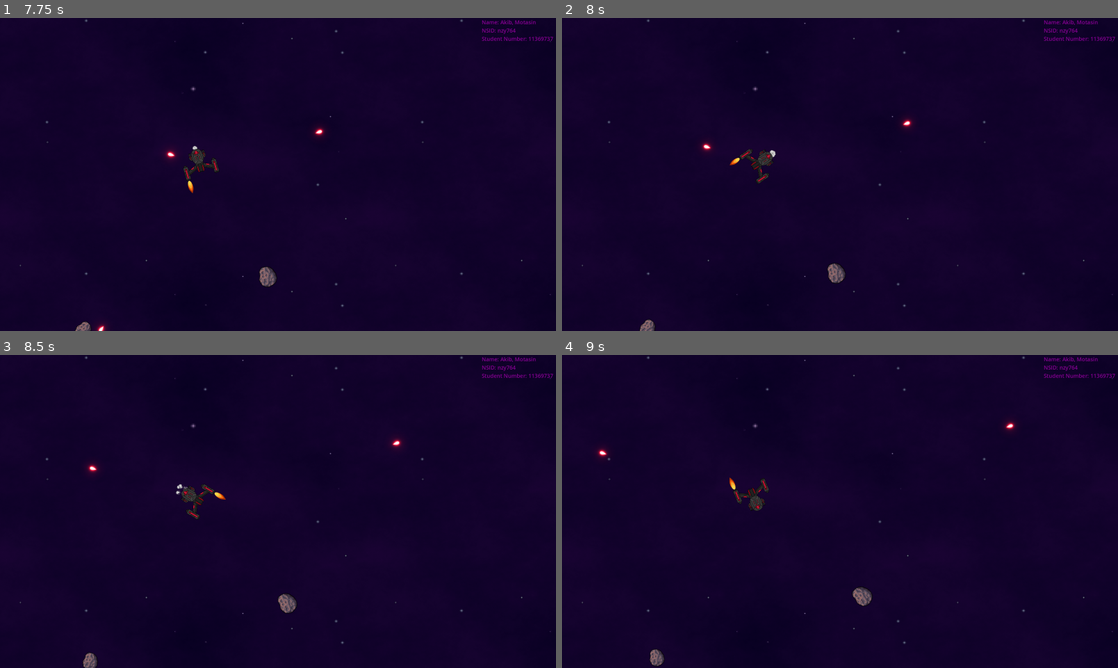
Above: before the commit, frames 1-4 (two rows, left to right).
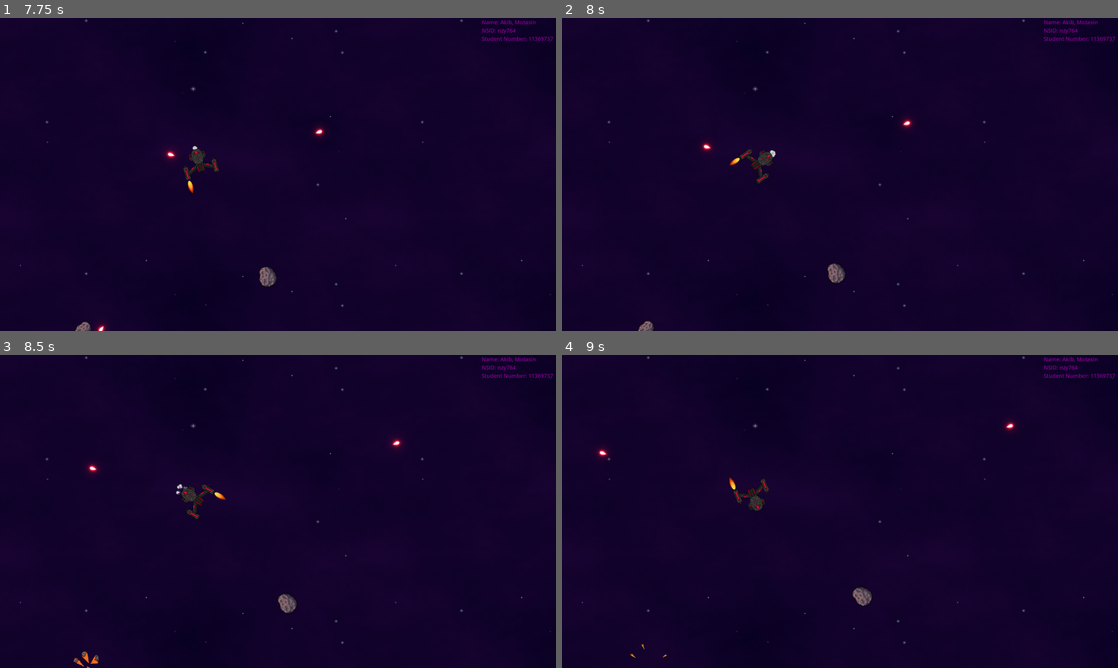
Above: after the commit, the same moments.

Repository: Akib306/Astroids_Arcade_Game
Game: Godot game, scene res://Root.tscn
Two runs of this game, one before a commit and one after it. Both use one fixed random seed, a clock stepped at 60 frames per second and the inputs below.
Inputs:
- Up to frame 1 (7.75 s): tap Enter at 0.5 s; hold Right (ui_right) 0.53-1.28 s; tap Space (ui_select) at 0.77, 1.52, 3.02, 3.77, 4.52, 6.02, 6.77, 7.52 s; hold Left (ui_left) 1.28-2.03 s; hold Right (ui_right) 2.03-3.53 s; hold Left (ui_left) 3.53-5.78 s; hold Right (ui_right) from 5.78 s (still down)
- Up to frame 2 (8 s): keep holding Right (ui_right)
- Up to frame 3 (8.5 s): release Right (ui_right) at 8.03 s; hold Left (ui_left) from 8.03 s (still down)
- Up to frame 4 (9 s): keep holding Left (ui_left)

Frame 1 is identical in both runs. In frame 2, less than 0.1% of the frame differs, in the area x 13-17%, y 96-100%; in frame 3, 0.2%, in the area x 13-18%, y 94-100%; in frame 4, 0.1%.

Commit message:
Added feature: Asteroids are destroyed if hit by a bullet.

Diff:
--- a/asteroid.gd
+++ b/asteroid.gd
@@ -9,6 +9,7 @@
 @export var initial_velocity := Vector2.ZERO
 
 var rotation_speed := 0.0
+var is_destroyed := false  # Flag to prevent multiple destructions
 
 # Called when the node enters the scene tree for the first time.
 func _ready() -> void:
@@ -22,14 +23,50 @@
 	# Start asteroid moving with initial velocity
 	set_physics_process(true)
 
+	# Connect to the body_entered signal for collision detection
+	area_entered.connect(_on_area_entered)
 
-# Called every frame. 'delta' is the elapsed time since the previous frame.
-func _process(delta: float) -> void:
-	pass
+	# Ensure the explosion animation is hidden initially
+	$ExplosionAnimation.visible = false
+
+	# Connect to the animation_finished signal once
+	$ExplosionAnimation.animation_finished.connect(_on_Explosion_animation_finished)
 
 func _physics_process(delta: float) -> void:
+	if is_destroyed:
+		# Stop moving after being destroyed
+		return
+
 	# Update position based on velocity
 	position += initial_velocity * delta
 
 	# Rotate asteroid
 	rotation += rotation_speed * delta
+
+# Function to handle collision
+func _on_area_entered(area: Area2D) -> void:
+	# Check if the colliding area is a bullet and if the asteroid has not already been destroyed
+	if area is bullet and not is_destroyed:
+		is_destroyed = true  # Set flag to prevent further collisions
+
+		# Disable collision immediately to prevent further interactions
+		$CollisionPolygon2D.disabled = true
+
+		# Play explosion animation
+		play_explosion()
+
+		# Delete the bullet
+		area.queue_free()
+
+func play_explosion() -> void:
+	# Hide the asteroid's sprite
+	$AsteroidSprite.visible = false
+
+	# Show and play the explosion animation
+	$ExplosionAnimation.visible = true
+	$ExplosionAnimation.play("default")
+
+func _on_Explosion_animation_finished():
+	# Remove the asteroid after the explosion animation finishes
+	queue_free()
+	$ExplosionAnimation.visible = false
--- a/asteroid.tscn
+++ b/asteroid.tscn
@@ -1,13 +1,75 @@
-[gd_scene load_steps=3 format=3 uid="uid://klao4u8aaqyo"]
+[gd_scene load_steps=12 format=3 uid="uid://klao4u8aaqyo"]
 
 [ext_resource type="Script" path="res://asteroid.gd" id="1_mskvf"]
 [ext_resource type="Texture2D" uid="uid://b17k0senb7c6e" path="res://Assets/Asteroid 01 - Base.png" id="2_0gjx8"]
+[ext_resource type="Texture2D" uid="uid://dspj4paflvnmy" path="res://Assets/Asteroid 01 - Explode.png" id="3_kiur6"]
+
+[sub_resource type="AtlasTexture" id="AtlasTexture_r25kb"]
+atlas = ExtResource("3_kiur6")
+region = Rect2(0, 0, 96, 96)
+
+[sub_resource type="AtlasTexture" id="AtlasTexture_da2yv"]
+atlas = ExtResource("3_kiur6")
+region = Rect2(96, 0, 96, 96)
+
+[sub_resource type="AtlasTexture" id="AtlasTexture_pv7t4"]
+atlas = ExtResource("3_kiur6")
+region = Rect2(192, 0, 96, 96)
+
+[sub_resource type="AtlasTexture" id="AtlasTexture_apd0v"]
+atlas = ExtResource("3_kiur6")
+region = Rect2(288, 0, 96, 96)
+
+[sub_resource type="AtlasTexture" id="AtlasTexture_2qiks"]
+atlas = ExtResource("3_kiur6")
+region = Rect2(384, 0, 96, 96)
+
+[sub_resource type="AtlasTexture" id="AtlasTexture_dkm54"]
+atlas = ExtResource("3_kiur6")
+region = Rect2(480, 0, 96, 96)
+
+[sub_resource type="AtlasTexture" id="AtlasTexture_sh7t1"]
+atlas = ExtResource("3_kiur6")
+region = Rect2(576, 0, 96, 96)
+
+[sub_resource type="SpriteFrames" id="SpriteFrames_rpuqo"]
+animations = [{
+"frames": [{
+"duration": 1.0,
+"texture": SubResource("AtlasTexture_r25kb")
+}, {
+"duration": 1.0,
+"texture": SubResource("AtlasTexture_da2yv")
+}, {
+"duration": 1.0,
+"texture": SubResource("AtlasTexture_pv7t4")
+}, {
+"duration": 1.0,
+"texture": SubResource("AtlasTexture_apd0v")
+}, {
+"duration": 1.0,
+"texture": SubResource("AtlasTexture_2qiks")
+}, {
+"duration": 1.0,
+"texture": SubResource("AtlasTexture_dkm54")
+}, {
+"duration": 1.0,
+"texture": SubResource("AtlasTexture_sh7t1")
+}],
+"loop": false,
+"name": &"default",
+"speed": 5.0
+}]
 
 [node name="Area2D" type="Area2D"]
+collision_layer = 2
 script = ExtResource("1_mskvf")
 
-[node name="Sprite2D" type="Sprite2D" parent="."]
+[node name="AsteroidSprite" type="Sprite2D" parent="."]
 texture = ExtResource("2_0gjx8")
 
 [node name="CollisionPolygon2D" type="CollisionPolygon2D" parent="."]
 polygon = PackedVector2Array(-9, -16, -9, -15, -11, -15, -11, -14, -13, -14, -13, -13, -14, -13, -14, -12, -15, -12, -1 …(625 unchanged characters)…
+
+[node name="ExplosionAnimation" type="AnimatedSprite2D" parent="."]
+sprite_frames = SubResource("SpriteFrames_rpuqo")
--- a/bullet.gd
+++ b/bullet.gd
@@ -6,8 +6,8 @@
 
 # Called when the node enters the scene tree for the first time.
 func _ready() -> void:
-	pass # Replace with function body.
-
+	# Connect to the "body_entered" signal
+	body_entered.connect(_on_Bullet_body_entered)
 
 # Called every frame. 'delta' is the elapsed time since the previous frame.
 func _process(delta: float) -> void:
@@ -16,3 +16,9 @@
 
 func _on_visible_on_screen_notifier_2d_screen_exited():
 		queue_free()
+
+func _on_Bullet_body_entered(body: Node) -> void:
+	# Check if the body is an asteroid
+	if body is asteroid:
+		# Remove the bullet
+		queue_free()
--- a/bullet.tscn
+++ b/bullet.tscn
@@ -4,9 +4,10 @@
 [ext_resource type="Texture2D" uid="uid://c5awqqtvhdr33" path="res://Assets/bullet.png" id="2_02511"]
 
 [node name="Area2D" type="Area2D"]
+collision_mask = 2
 script = ExtResource("1_bsyer")
 
-[node name="Sprite2D" type="Sprite2D" parent="."]
+[node name="BulletSprite" type="Sprite2D" parent="."]
 z_index = -1
 rotation = -1.5708
 texture = ExtResource("2_02511")
Not shown, changed: .DS_Store
